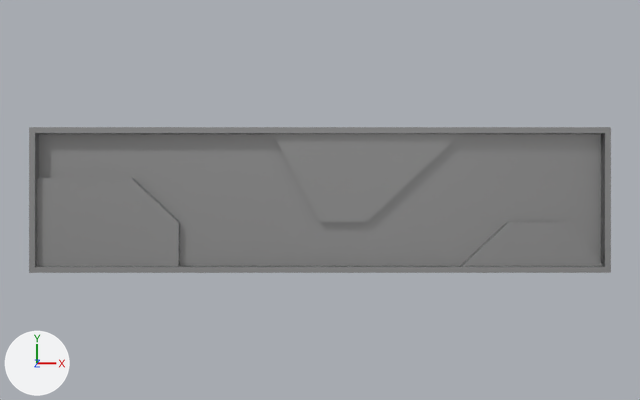
What one commit did to the Blender file assets/blends/ui/SLIDER_TEXTURE_BUILDER.blend.
One viewpoint serves both versions: a 50 mm camera at (0.0, 0.0, 12.59) aimed at (0.0, 0.0, 0.18). The lights are fixed; the arrows at lower left show +X, +Y and +Z. The same objects are shown in both versions, whatever each file hides.

Names of what the first picture shows: 'BG'.
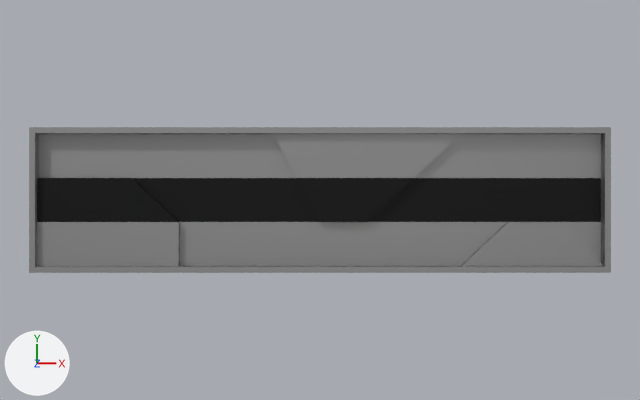
Diff of the bpy script that builds the scene:
```diff
--- a/assets/blends/ui/SLIDER_TEXTURE_BUILDER.blend.py
+++ b/assets/blends/ui/SLIDER_TEXTURE_BUILDER.blend.py
@@ mat_material_003 @@
+mat_material_003 = principled_material('Material.003')
+mat_material_003.base_color = (0.0172, 0.0172, 0.0172)  # black #232323
+mat_material_003.metallic = 1.0
+mat_material_003.roughness = 0.587
@@ me_plane @@
 me_plane.from_pydata(...)  # 228 vertices, 231 faces; spans x -4.0..4.0, y -1.0..1.0, z 0.0..0.37
 # used by ob_bg; location = (0.0, 0.0, 0.0)
+# me_plane part 1: all 33 faces centred in x -3.67..3.67, y -0.2..0.2, z 0.0..0.28 switch from mat_material_001 (grey #8e8e8e) to mat_material_003 (black #242424)
```

Where the change shows, as pixel boxes [x1, y1, x2, y2] in the pictures (640 x 400 px):
part 1 of me_plane, recoloured (grey to black)
    both: [37, 178, 601, 222]
